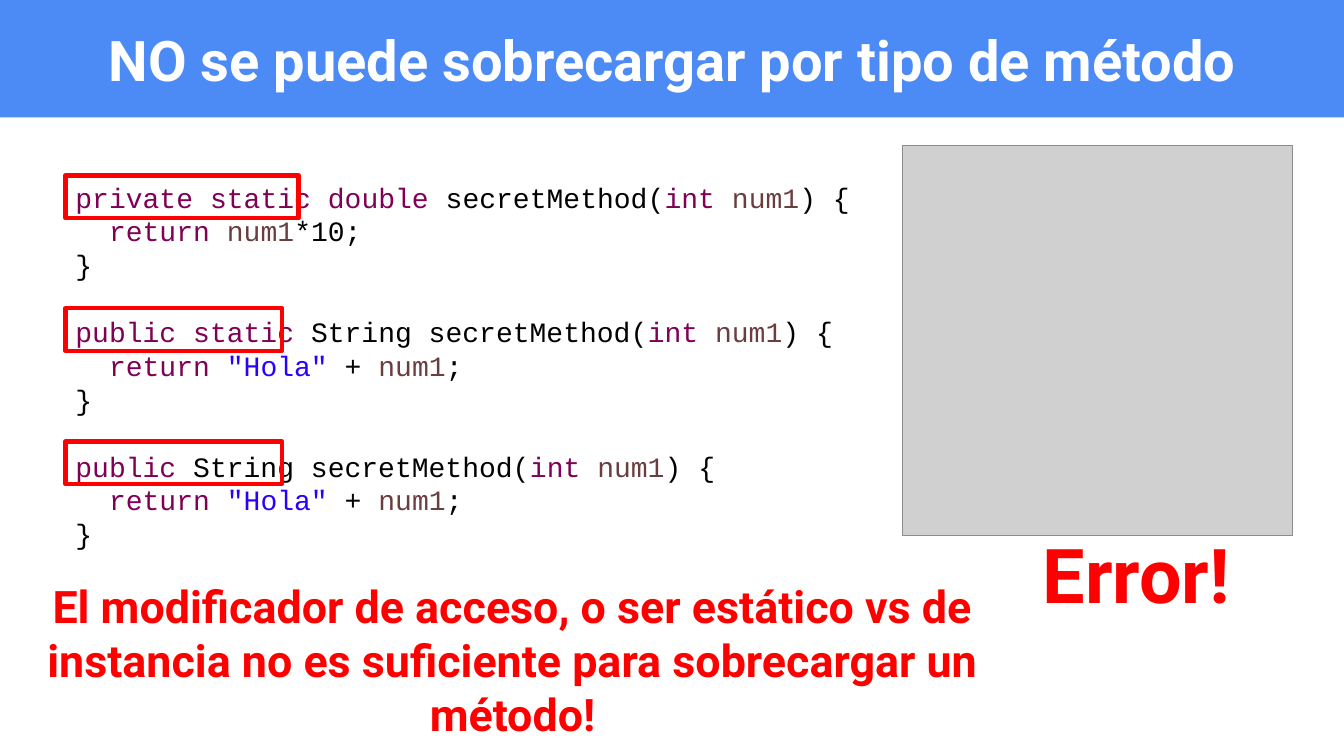
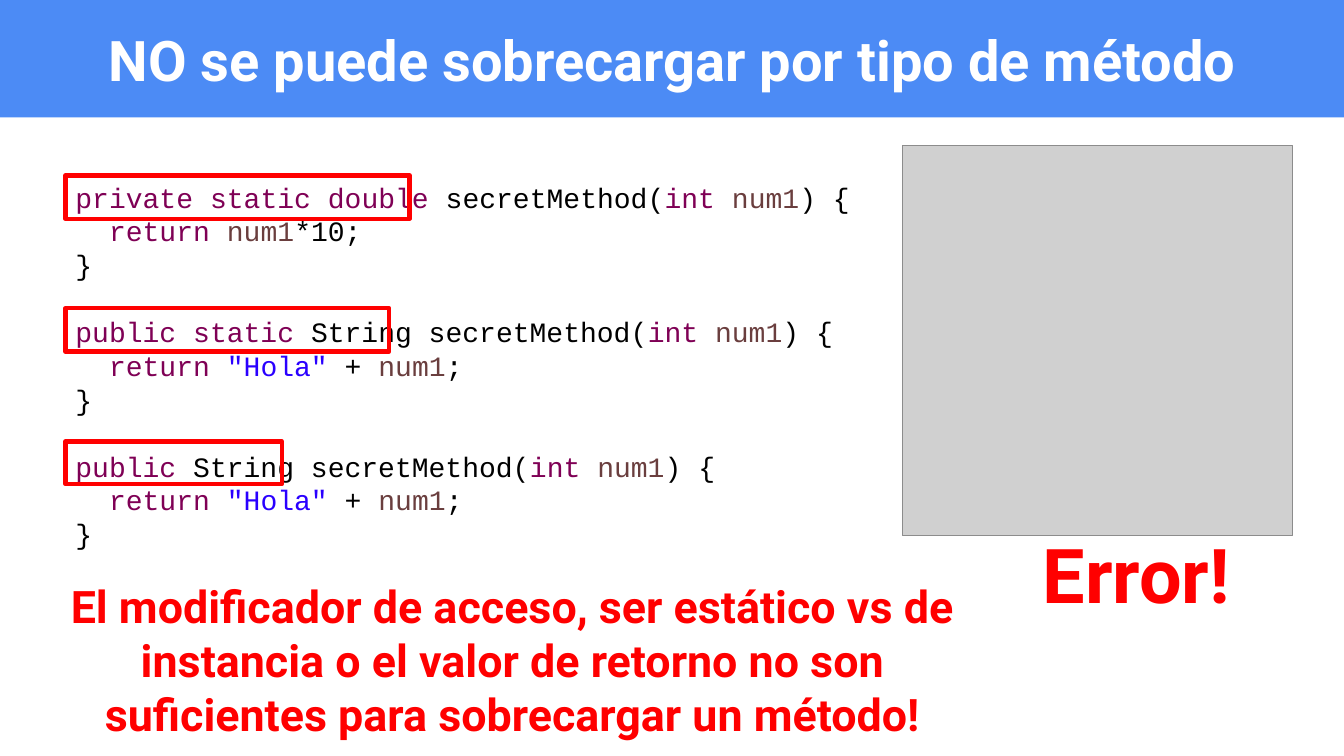
Before and after one commit to OMardil/INFO2, a slide deck: slide 17 of MOD07_Sobrecarga_de_Metodos/01 Presentacion/INFO2_MOD07-Sobrecarga.pptx. Drawn at 1344x756 pixels with LibreOffice and Linux fonts; fonts in the diff are those of the drawing; grey boxes stand for pictures. Boxes give left, top, right and bottom in pixels: in the first picture for what was removed or moved away, otherwise in the second. Text is boxed around its words. In the diff, an @@ line names an element or a change of style, - is before the commit and + after.

Commit message:
Update PPTX and Activity 7

```diff
--- a/MOD07_Sobrecarga_de_Metodos/01 Presentacion/INFO2_MOD07-Sobrecarga.pptx
+++ b/MOD07_Sobrecarga_de_Metodos/01 Presentacion/INFO2_MOD07-Sobrecarga.pptx
@@ rectangle: place and size @@
-rectangle at box(66, 175, 298, 218)
+rectangle at box(66, 175, 409, 219)
@@ rectangle: place and size @@
-rectangle at box(66, 309, 282, 351)
+rectangle at box(66, 309, 389, 352)
@@ text at box(71, 589, 953, 741): text changed @@
-El modificador de acceso, o ser estático vs de instancia no es suficiente para sobrecargar un método!
+El modificador de acceso, ser estático vs de instancia o el valor de retorno no son suficientes para sobrecargar un método!
```
Also in this commit, not shown: 10 other files.
